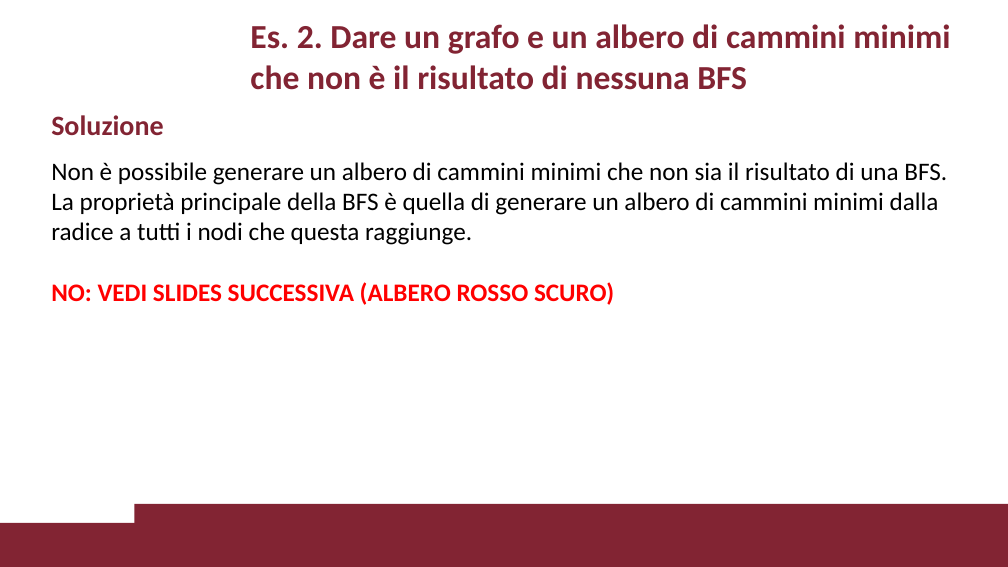
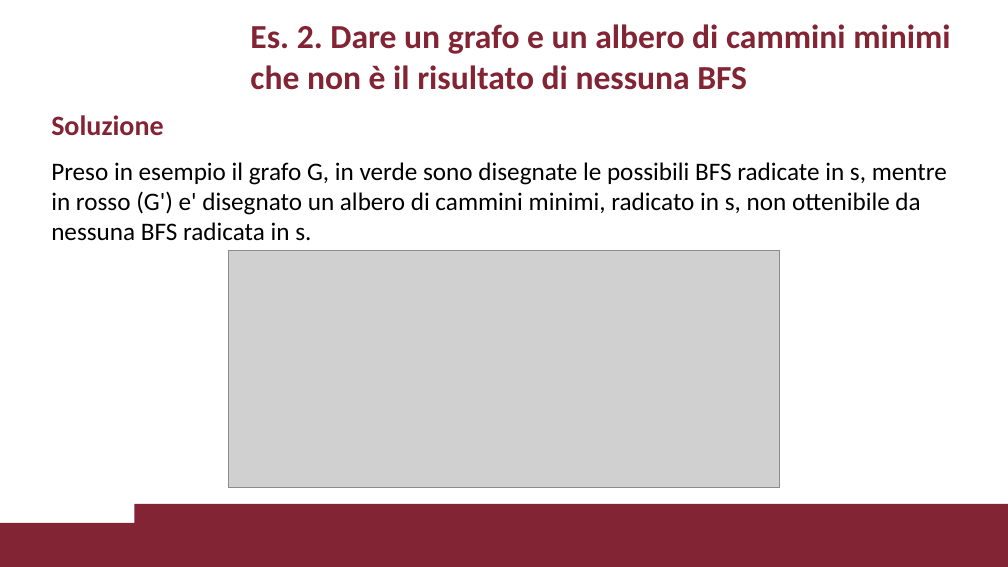
Before and after one commit to VincenzoImp/PDA, a slide deck: slide 5 of Esercitazione3/Esercitazione3.pptx. Drawn at 1008x567 pixels with LibreOffice and Linux fonts; fonts in the diff are those of the drawing; grey boxes stand for pictures; background and template pictures are left out. Boxes give left, top, right and bottom in pixels: in the first picture for what was removed or moved away, otherwise in the second. Text is boxed around its words. In the diff, an @@ line names an element or a change of style, - is before the commit and + after.

```diff
--- a/Esercitazione3/Esercitazione3.pptx
+++ b/Esercitazione3/Esercitazione3.pptx
@@ text at <box>51,162,947,241</box>: text changed @@
-Non è possibile generare un albero di cammini minimi che non sia il risultato di una BFS.
-La proprietà principale della BFS è quella di generare un albero di cammini minimi dalla radice a tutti i nodi che questa raggiunge.
-NO: VEDI SLIDES SUCCESSIVA (ALBERO ROSSO SCURO)
+Preso in esempio il grafo G, in verde sono disegnate le possibili BFS radicate in s, mentre in rosso (G') e' disegnato un albero di cammini minimi, radicato in s, non ottenibile da nessuna BFS radicata in s.
@@ picture added at <box>228,250,779,488</box> @@
```
Also in this commit, not shown: 7 other slides changed, 4 slides added, 1 slide removed, 5 other files.
